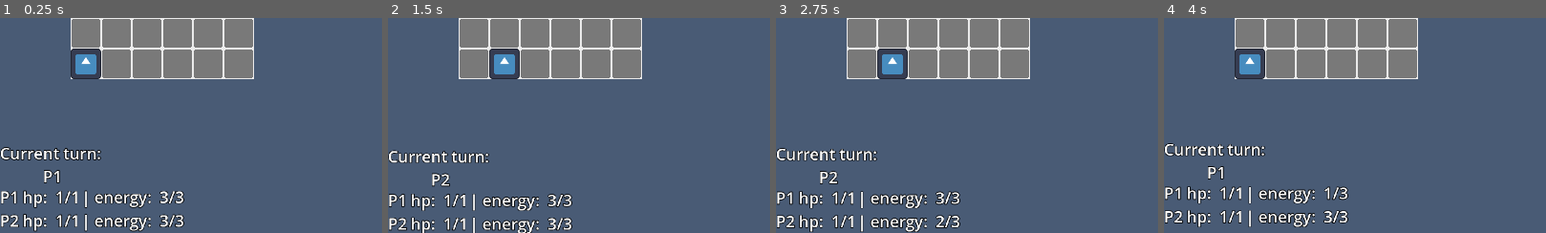
Above: before the commit, frames 1-4 (left to right).
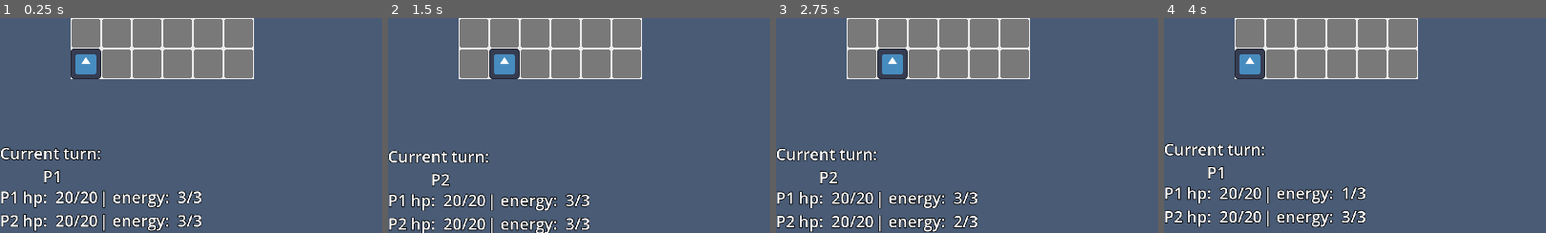
Above: after the commit, the same moments.

Repository: Mark0DumbASSdino/Gridworld-Battle-Simulator
Game: Godot game, scene res://screens/game/game.tscn
The game is run twice, just before and just after one commit, with the same random seed, the same clock (stepped at 60 frames per second) and the same inputs. The engine's default icon, where the game draws it, is replaced by a stand-in: a white triangle on a blue panel in a dark square.
Inputs:
- Up to frame 1 (0.25 s): no input
- Up to frame 2 (1.5 s): hold D (right) 0.53-1.28 s; tap Space (attack) at 0.6 s; hold S (down) from 1.28 s (still down); tap E (end_turn) at 1.35 s
- Up to frame 3 (2.75 s): release S (down) at 2.03 s; hold D (right) from 2.03 s (still down); tap Space (attack) at 2.1 s
- Up to frame 4 (4 s): release D (right) at 2.78 s; hold W (up) 2.78-3.53 s; tap E (end_turn) at 2.85 s; hold A (left) from 3.53 s (still down); tap Space (attack) at 3.6 s
The pictures show only the part of the screen within x 0-50%, y 50-100%; the shares and areas given below are measured in that part.

The runs differ from the first frame. In frame 1, 3.5% of the frame differs, in the area x 14-53%, y 80-100%; in frame 2, 3.6%; in frame 3, 3.6%; in frame 4, 3.6%, in the area x 14-53%, y 78-98%.

Commit message:
Remove max_hp property from player nodes in game.tscn
The max_hp property was removed from both P1 and P2 nodes in the game scene. This may indicate a change in how player health is managed or initialized elsewhere.

Diff:
--- a/screens/game/game.tscn
+++ b/screens/game/game.tscn
@@ -35,12 +35,10 @@
 [node name="P1" parent="entities" instance=ExtResource("4_npd5f")]
 position = Vector2(-64, 64)
 start_pos = Vector2(-2, 2)
-max_hp = 1
 
 [node name="P2" parent="entities" instance=ExtResource("4_npd5f")]
 position = Vector2(96, -32)
 start_pos = Vector2(3, -1)
-max_hp = 1
 
 [node name="GUI" type="CanvasLayer" parent="."]
 script = ExtResource("5_g1ktd")
